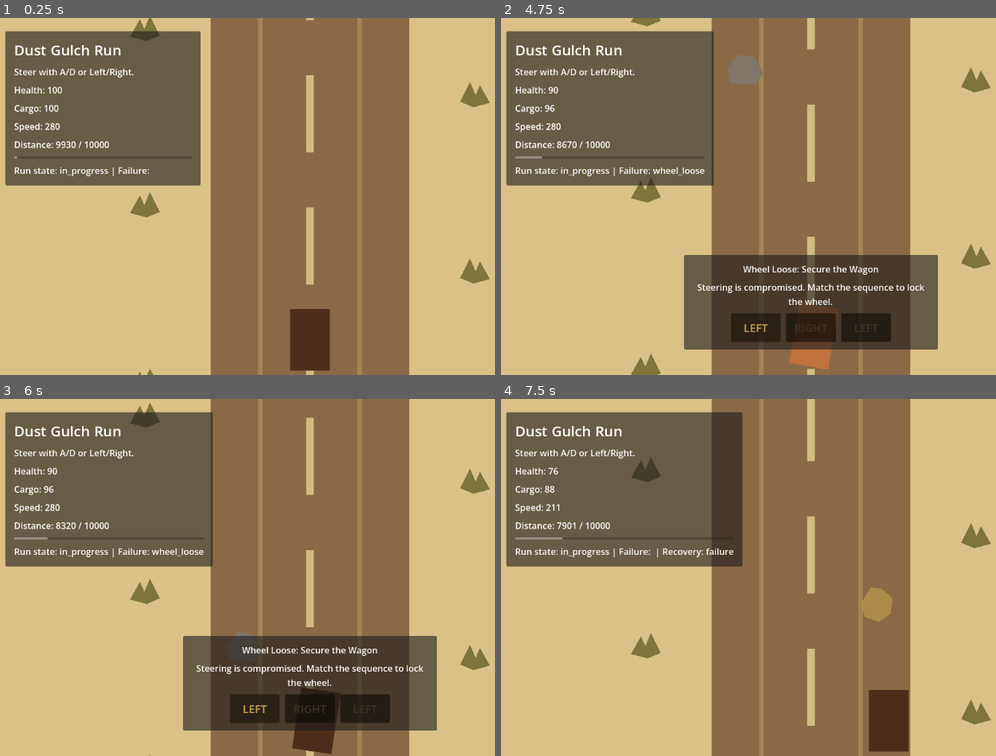
Above: before the commit, frames 1-4 (two rows, left to right).
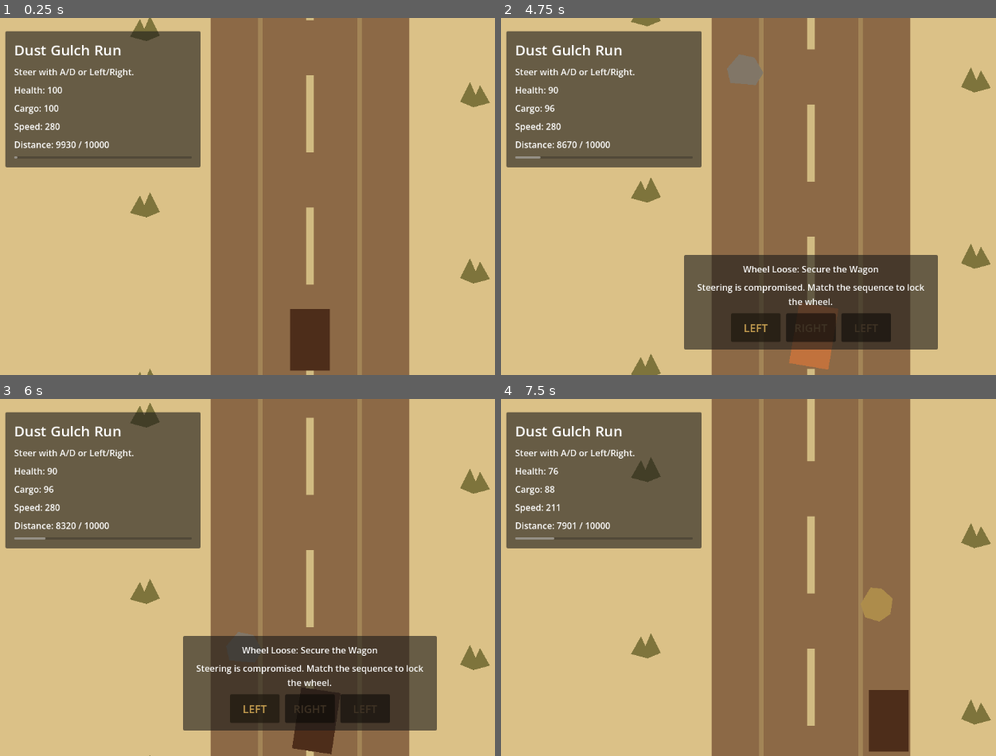
Above: after the commit, the same moments.

Repository: bbenefield89/The-Last-Delivery-to-Dust-Gulch
Game: Godot game, scene res://Scenes/AppRoot/AppRoot.tscn
The game is run twice, just before and just after one commit, with the same random seed, the same clock (stepped at 60 frames per second) and the same inputs.
Inputs (mouse positions are in pixels of both pictures, inside the frame that each line leads up to):
- Up to frame 1 (0.25 s): no input
- Up to frame 2 (4.75 s): tap Enter at 0.5 s; move the mouse to (951, 178) at 0.52 s; hold D (steer_right) 0.53-1.25 s; hold Shift 0.53-1.25 s; click (951, 178) at 0.67 s; drag from (684, 214) to (778, 267) at 1.27 s; move the mouse to (872, 117) at 2.02 s; hold D (steer_right) 2.03-2.75 s; tap Ctrl at 2.1 s; drag from (778, 267) to (619, 142) at 2.77 s; move the mouse to (outside the picture) at 3.52 s; hold A (steer_left) 3.53-4.25 s; tap Delete at 3.6 s; drag from (619, 142) to (713, 107) at 4.27 s
- Up to frame 3 (6 s): move the mouse to (341, 577) at 5.02 s; hold S 5.03-5.75 s; tap Enter at 5.1 s; click (341, 577) at 5.17 s; drag from (212, 488) to (183, 595) at 5.77 s
- Up to frame 4 (7.5 s): move the mouse to (951, 559) at 6.52 s; hold D (steer_right) 6.53-7.25 s; hold Shift 6.53-7.25 s; drag from (684, 595) to (778, 648) at 7.27 s

The runs differ from the first frame. In frame 1, 2.0% of the frame differs, in the area x 0-41%, y 41-47%; in frame 2, 3.1%; in frame 3, 3.1%; in frame 4, 5.7%, in the area x 0-49%, y 3-47%.

Commit message:
feat(ui): add result screens

Diff:
--- a/Scenes/RunScene/RunScene.tscn
+++ b/Scenes/RunScene/RunScene.tscn
@@ -1,7 +1,10 @@
-[gd_scene load_steps=3 format=3 uid="uid://v3sqh1pw8m2l"]
+[gd_scene load_steps=4 format=3 uid="uid://v3sqh1pw8m2l"]
 
 [ext_resource type="Script" path="res://Scenes/RunScene/run_scene.gd" id="1_4n0rj"]
 [ext_resource type="Script" path="res://Scripts/Hazards/hazard_spawner.gd" id="2_ok7u7"]
+
+[sub_resource type="StyleBoxFlat" id="StyleBoxFlat_result_panel"]
+bg_color = Color(0, 0, 0, 1)
 
 [node name="RunScene" type="Node2D"]
 script = ExtResource("1_4n0rj")
@@ -104,11 +107,6 @@
 max_value = 100.0
 value = 0.0
 show_percentage = false
-
-[node name="OutcomeLabel" type="Label" parent="HUDLayer/HUDPanel/MarginContainer/VBoxContainer"]
-unique_name_in_owner = true
-layout_mode = 2
-text = "Run state: --"
 
 [node name="RecoveryLayer" type="CanvasLayer" parent="."]
 
@@ -155,3 +153,57 @@
 layout_mode = 2
 alignment = 1
 theme_override_constants/separation = 10
+
+[node name="ResultLayer" type="CanvasLayer" parent="."]
+
+[node name="ResultMargin" type="MarginContainer" parent="ResultLayer"]
+anchors_preset = 8
+anchor_left = 0.5
+anchor_top = 0.5
+anchor_right = 0.5
+anchor_bottom = 0.5
+offset_left = -220.0
+offset_top = -120.0
+offset_right = 220.0
+offset_bottom = 120.0
+grow_horizontal = 2
+grow_vertical = 2
+
+[node name="ResultPanel" type="PanelContainer" parent="ResultLayer/ResultMargin"]
+unique_name_in_owner = true
+layout_mode = 2
+theme_override_styles/panel = SubResource("StyleBoxFlat_result_panel")
+
+[node name="ResultPadding" type="MarginContainer" parent="ResultLayer/ResultMargin/ResultPanel"]
+layout_mode = 2
+theme_override_constants/margin_left = 20
+theme_override_constants/margin_top = 18
+theme_override_constants/margin_right = 20
+theme_override_constants/margin_bottom = 18
+
+[node name="ResultVBox" type="VBoxContainer" parent="ResultLayer/ResultMargin/ResultPanel/ResultPadding"]
+layout_mode = 2
+theme_override_constants/separation = 10
+
+[node name="ResultTitle" type="Label" parent="ResultLayer/ResultMargin/ResultPanel/ResultPadding/ResultVBox"]
+unique_name_in_owner = true
+layout_mode = 2
+horizontal_alignment = 1
+theme_override_colors/font_color = Color(1, 1, 1, 1)
+theme_override_font_sizes/font_size = 24
+text = "Run Complete"
+
+[node name="ResultSummary" type="Label" parent="ResultLayer/ResultMargin/ResultPanel/ResultPadding/ResultVBox"]
+unique_name_in_owner = true
+layout_mode = 2
+horizontal_alignment = 1
+theme_override_colors/font_color = Color(1, 1, 1, 1)
+autowrap_mode = 2
+text = "Summary"
+
+[node name="ResultStats" type="Label" parent="ResultLayer/ResultMargin/ResultPanel/ResultPadding/ResultVBox"]
+unique_name_in_owner = true
+layout_mode = 2
+theme_override_colors/font_color = Color(1, 1, 1, 1)
+autowrap_mode = 2
+text = "Stats"
--- a/Scenes/RunScene/run_scene.gd
+++ b/Scenes/RunScene/run_scene.gd
@@ -84,11 +84,14 @@
 @onready var _speed_label: Label = %SpeedLabel
 @onready var _progress_label: Label = %ProgressLabel
 @onready var _progress_bar: ProgressBar = %ProgressBar
-@onready var _outcome_label: Label = %OutcomeLabel
 @onready var _recovery_panel: PanelContainer = %RecoveryPanel
 @onready var _recovery_title: Label = %RecoveryTitle
 @onready var _recovery_hint: Label = %RecoveryHint
 @onready var _recovery_steps: HBoxContainer = %RecoverySteps
+@onready var _result_panel: PanelContainer = %ResultPanel
+@onready var _result_title: Label = %ResultTitle
+@onready var _result_summary: Label = %ResultSummary
+@onready var _result_stats: Label = %ResultStats
 
 
 func setup(run_state: RunStateType) -> void:
@@ -105,6 +108,7 @@
 	_update_camera_framing()
 	_refresh_status()
 	_refresh_recovery_prompt()
+	_refresh_result_screen()
 
 
 func _process(delta: float) -> void:
@@ -116,6 +120,7 @@
 		_update_camera_framing()
 		_refresh_status()
 		_refresh_recovery_prompt()
+		_refresh_result_screen()
 		return
 
 	var steer_input := Input.get_axis(STEER_ACTION_NEGATIVE, STEER_ACTION_POSITIVE)
@@ -155,10 +160,11 @@
 	_update_camera_framing()
 	_refresh_status()
 	_refresh_recovery_prompt()
+	_refresh_result_screen()
 
 
 func _refresh_status() -> void:
-	if _health_label == null or _cargo_label == null or _speed_label == null or _progress_label == null or _progress_bar == null or _outcome_label == null:
+	if _health_label == null or _cargo_label == null or _speed_label == null or _progress_label == null or _progress_bar == null:
 		return
 
 	if _run_state == null:
@@ -167,16 +173,7 @@
 		_speed_label.text = "Speed: --"
 		_progress_label.text = "Distance: --"
 		_progress_bar.value = 0.0
-		_outcome_label.text = "Run state: awaiting run state"
-		return
-
-	var restart_hint := ""
-	if _run_state.result != RunStateType.RESULT_IN_PROGRESS:
-		restart_hint = " | Press R to restart"
-
-	var recovery_outcome_hint := ""
-	if _run_state.last_recovery_outcome != &"":
-		recovery_outcome_hint = " | Recovery: %s" % String(_run_state.last_recovery_outcome)
+		return
 
 	_health_label.text = "Health: %d" % _run_state.wagon_health
 	_cargo_label.text = "Cargo: %d" % _run_state.cargo_value
@@ -186,12 +183,6 @@
 		_run_state.route_distance,
 	]
 	_progress_bar.value = _run_state.get_delivery_progress_ratio() * 100.0
-	_outcome_label.text = "Run state: %s | Failure: %s%s%s" % [
-		String(_run_state.result),
-		String(_run_state.active_failure),
-		recovery_outcome_hint,
-		restart_hint,
-	]
 
 
 func _refresh_recovery_prompt() -> void:
@@ -201,7 +192,7 @@
 		_recovery_panel.visible = false
 		return
 
-	var has_recovery := _run_state.has_active_recovery_sequence()
+	var has_recovery := _run_state.result == RunStateType.RESULT_IN_PROGRESS and _run_state.has_active_recovery_sequence()
 	_recovery_panel.visible = has_recovery
 	if not has_recovery:
 		for child in _recovery_steps.get_children():
@@ -216,6 +207,36 @@
 
 	for i in range(_run_state.recovery_sequence.size()):
 		_recovery_steps.add_child(_build_recovery_step(i))
+
+
+func _refresh_result_screen() -> void:
+	if _result_panel == null or _result_title == null or _result_summary == null or _result_stats == null:
+		return
+	if _run_state == null or _run_state.result == RunStateType.RESULT_IN_PROGRESS:
+		_result_panel.visible = false
+		return
+
+	_result_panel.visible = true
+	match _run_state.result:
+		RunStateType.RESULT_SUCCESS:
+			_result_title.text = "Delivered to Dust Gulch"
+			_result_summary.text = "You made it in one piece. Press R to ride again."
+		RunStateType.RESULT_COLLAPSED:
+			_result_title.text = "Wagon Collapsed"
+			_result_summary.text = "The delivery failed. Press R to try the route again."
+		_:
+			_result_title.text = "Run Complete"
+			_result_summary.text = "Press R to restart."
+
+	_result_stats.text = "Health: %d\nCargo: %d\nDistance traveled: %.0f / %.0f\nSpeed: %.0f" % [
+		_run_state.wagon_health,
+		_run_state.cargo_value,
+		_run_state.get_distance_traveled(),
+		_run_state.route_distance,
+		_run_state.current_speed,
+	]
+
+
 func _update_wagon_visual() -> void:
 	if _wagon == null or _run_state == null:
 		return
--- a/Tests/Unit/test_run_scene.gd
+++ b/Tests/Unit/test_run_scene.gd
@@ -23,13 +23,12 @@
 	var speed_label: Label = scene.get_node("%SpeedLabel")
 	var progress_label: Label = scene.get_node("%ProgressLabel")
 	var progress_bar: ProgressBar = scene.get_node("%ProgressBar")
-	var outcome_label: Label = scene.get_node("%OutcomeLabel")
 	assert_eq(health_label.text, "Health: 77")
 	assert_eq(cargo_label.text, "Cargo: 63")
 	assert_eq(speed_label.text, "Speed: 345")
 	assert_eq(progress_label.text, "Distance: 876 / 500")
 	assert_almost_eq(progress_bar.value, 0.0, 0.01)
-	assert_string_contains(outcome_label.text, "Failure: wheel_loose")
+	assert_false(scene.has_node("%OutcomeLabel"))
 
 
 func test_ready_registers_steering_input_actions() -> void:
@@ -284,8 +283,10 @@
 	assert_eq(state.current_speed, 0.0)
 	assert_eq(state.lateral_position, 25.0)
 
-	var outcome_label: Label = scene.get_node("%OutcomeLabel")
-	assert_string_contains(outcome_label.text, "Run state: success")
+	var result_panel: PanelContainer = scene.get_node("%ResultPanel")
+	var result_title: Label = scene.get_node("%ResultTitle")
+	assert_true(result_panel.visible)
+	assert_eq(result_title.text, "Delivered to Dust Gulch")
 
 
 func test_zero_health_triggers_collapse_and_stops_forward_motion() -> void:
@@ -303,9 +304,10 @@
 	assert_eq(state.result, RunStateType.RESULT_COLLAPSED)
 	assert_eq(state.current_speed, 0.0)
 
-	var outcome_label: Label = scene.get_node("%OutcomeLabel")
-	assert_string_contains(outcome_label.text, "Run state: collapsed")
-	assert_string_contains(outcome_label.text, "Press R to restart")
+	var result_panel: PanelContainer = scene.get_node("%ResultPanel")
+	var result_title: Label = scene.get_node("%ResultTitle")
+	assert_true(result_panel.visible)
+	assert_eq(result_title.text, "Wagon Collapsed")
 
 
 func test_rock_collision_triggers_wheel_loose_failure() -> void:
@@ -684,16 +686,11 @@
 	scene._advance_failure_triggers(0.0)
 	scene._advance_failure_triggers(scene.WHEEL_LOOSE_RECOVERY_DURATION)
 
-	var outcome_label: Label = scene.get_node("%OutcomeLabel")
-	scene._refresh_status()
-	assert_string_contains(outcome_label.text, "Recovery: failure")
-
 	scene._process(3.0)
 	scene._refresh_status()
 
 	assert_eq(state.last_recovery_outcome, &"")
 	assert_eq(state.recovery_cooldown_remaining, 0.0)
-	assert_false(outcome_label.text.contains("Recovery: failure"))
 
 
 func test_progress_bar_tracks_delivery_completion_ratio() -> void:
@@ -771,3 +768,72 @@
 
 	var recovery_hint: Label = scene.get_node("%RecoveryHint")
 	assert_string_contains(recovery_hint.text, "left-right pattern")
+
+
+func test_result_panel_stays_hidden_during_active_run() -> void:
+	var scene = RUN_SCENE.instantiate()
+	add_child_autofree(scene)
+	await wait_process_frames(1)
+
+	var state := RunStateType.new()
+	scene.setup(state)
+	scene._refresh_result_screen()
+
+	var result_panel: PanelContainer = scene.get_node("%ResultPanel")
+	assert_false(result_panel.visible)
+
+
+func test_result_panel_includes_small_stats_summary() -> void:
+	var scene = RUN_SCENE.instantiate()
+	add_child_autofree(scene)
+	await wait_process_frames(1)
+
+	var state := RunStateType.new()
+	state.result = RunStateType.RESULT_SUCCESS
+	state.distance_remaining = 0.0
+	state.cargo_value = 72
+	state.wagon_health = 41
+	state.current_speed = 0.0
+	scene.setup(state)
+	scene._refresh_result_screen()
+
+	var result_stats: Label = scene.get_node("%ResultStats")
+	assert_string_contains(result_stats.text, "Health: 41")
+	assert_string_contains(result_stats.text, "Cargo: 72")
+	assert_string_contains(result_stats.text, "Distance traveled: 500 / 500")
+
+
+func test_recovery_panel_hides_when_run_is_over() -> void:
+	var scene = RUN_SCENE.instantiate()
+	add_child_autofree(scene)
+	await wait_process_frames(1)
+
+	var state := RunStateType.new()
+	state.start_failure(&"wheel_loose", &"rock")
+	state.result = RunStateType.RESULT_COLLAPSED
+	scene.setup(state)
+	scene._advance_failure_triggers(0.0)
+	scene._refresh_recovery_prompt()
+
+	var recovery_panel: PanelContainer = scene.get_node("%RecoveryPanel")
+	assert_false(recovery_panel.visible)
+
+
+func test_result_panel_is_darkened_without_full_screen_backdrop() -> void:
+	var scene = RUN_SCENE.instantiate()
+	add_child_autofree(scene)
+	await wait_process_frames(1)
+
+	assert_false(scene.has_node("%ResultBackdrop"))
+
+	var result_panel: PanelContainer = scene.get_node("%ResultPanel")
+	var panel_style := result_panel.get_theme_stylebox("panel") as StyleBoxFlat
+	assert_not_null(panel_style)
+	assert_eq(panel_style.bg_color, Color(0, 0, 0, 1))
+
+	var result_title: Label = scene.get_node("%ResultTitle")
+	var result_summary: Label = scene.get_node("%ResultSummary")
+	var result_stats: Label = scene.get_node("%ResultStats")
+	assert_eq(result_title.get_theme_color("font_color"), Color(1, 1, 1, 1))
+	assert_eq(result_summary.get_theme_color("font_color"), Color(1, 1, 1, 1))
+	assert_eq(result_stats.get_theme_color("font_color"), Color(1, 1, 1, 1))
Not shown, changed: kanban_tasks_data.kanban
